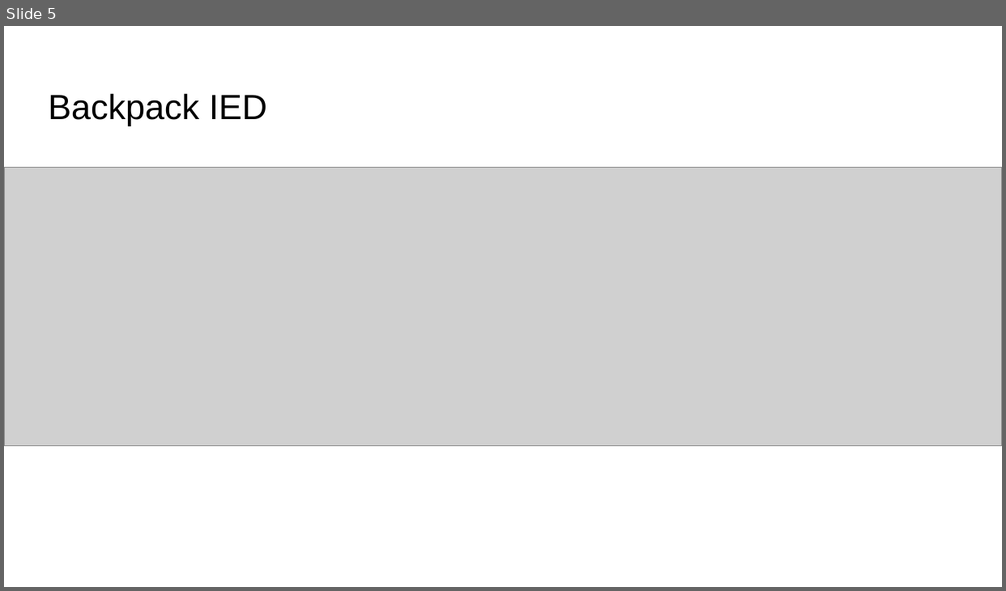
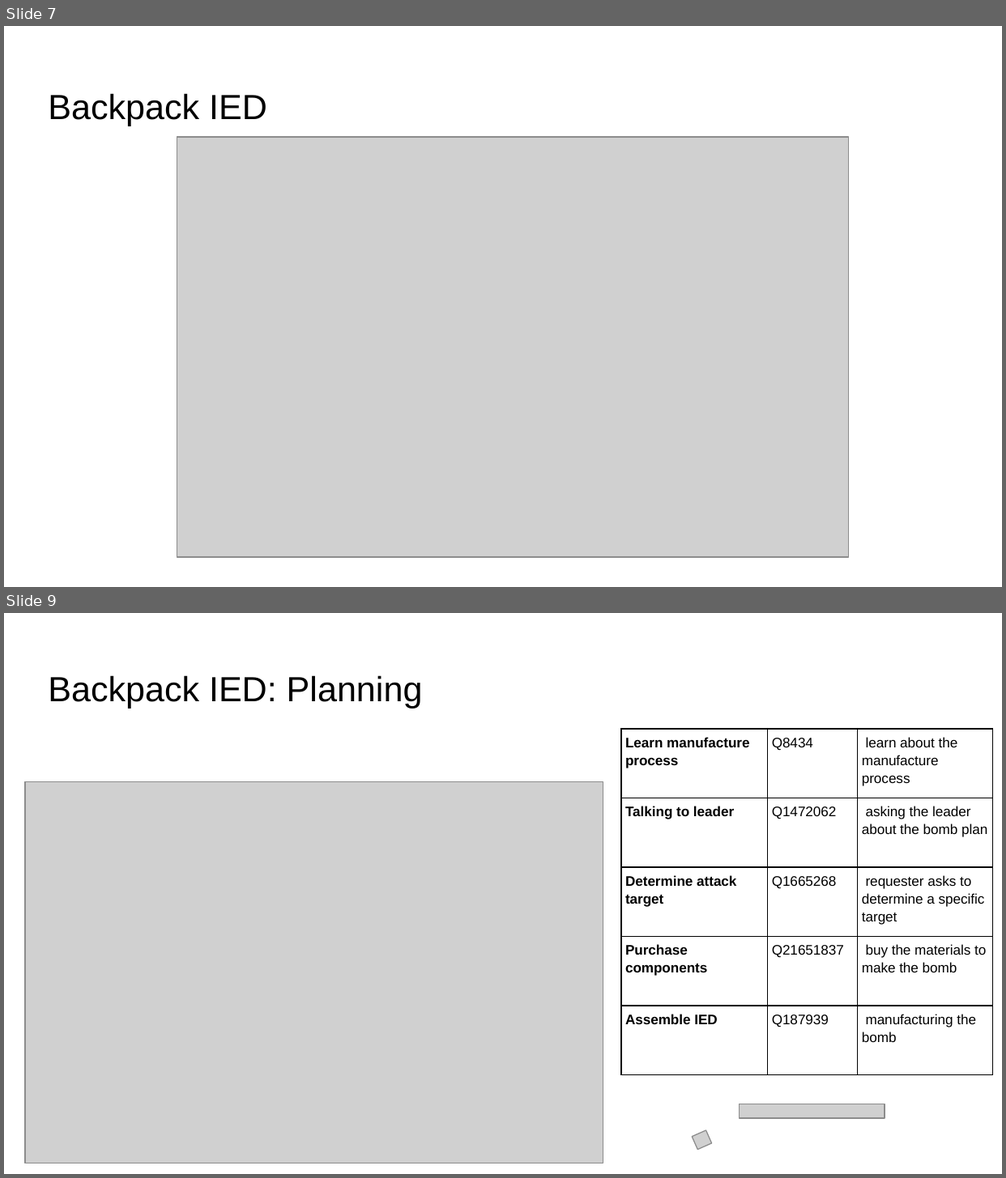
Before and after one commit to RESIN-KAIROS/schemalib, a slide deck: hrf/ied.pptx. Shown one above the other, each under a label of ours: slide 5 before the commit, slides 7 and 9 after it; the slides between them are not shown. The pictures are 1006x591 and 1006x1178 pixels, drawn with LibreOffice and Linux fonts; fonts in the diff are those of the drawing; grey boxes stand for pictures. Boxes give left, top, right and bottom in pixels: in the first picture for what was removed or moved away, otherwise in the second. Text is boxed around its words. In the diff, an @@ line names an element or a change of style, - is before the commit and + after.

```diff
--- a/hrf/ied.pptx
+++ b/hrf/ied.pptx
@@ slide 9 added at box(4, 613, 1002, 1174), background #FFFFFF @@
@@ title added at box(48, 675, 423, 709), 25.2 pt, text #000000 @@
+Backpack IED: Planning
@@ table added at box(620, 729, 992, 1075), 5 rows, 3 columns @@
+Learn manufacture process | Q8434 | learn about the manufacture process
+Talking to leader | Q1472062 | asking the leader about the bomb plan
+Determine attack target | Q1665268 | requester asks to determine a specific target
+Purchase components | Q21651837 | buy the materials to make the bomb
+Assemble IED | Q187939 | manufacturing the bomb
@@ picture added at box(25, 781, 603, 1163) @@
@@ picture added at box(841, 1008, 887, 1040) @@
@@ picture added at box(739, 1104, 885, 1118) @@
@@ picture added at box(692, 1131, 712, 1149) @@
@@ what was slide 5 is now slide 7 @@
@@ slide 7 changed as well @@
@@ picture: place and size @@
-picture at box(4, 168, 1002, 446)
+picture at box(177, 137, 850, 557)
```
Also in this commit, not shown: 5 other slides changed, 26 other slides added, 6 slides removed.
